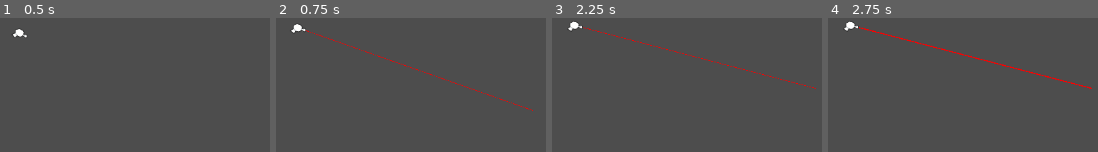
Above: before the commit, frames 1-4 (left to right).
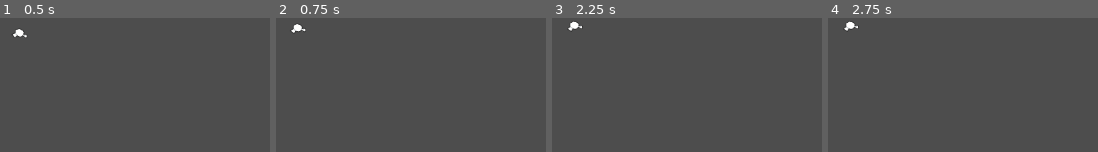
Above: after the commit, the same moments.

Repository: a-cerda/gmtk2024
Game: Godot game, scene res://scenes/gun.tscn
Same seed, same stepped clock (60 frames per second), same inputs: the game is played once before the commit and once after it.
Inputs (mouse positions are in pixels of both pictures, inside the frame that each line leads up to):
- Up to frame 1 (0.5 s): no input
- Up to frame 2 (0.75 s): tap Enter at 0.5 s; move the mouse to (outside the picture) at 0.52 s; press the mouse at (outside the picture) at 0.53 s; hold Right (right) from 0.53 s (still down)
- Up to frame 3 (2.25 s): tap Space (jump) at 0.77, 1.25, 1.52 s; move the mouse to (outside the picture) at 1.27 s; release the mouse at (outside the picture) at 1.28 s; right-click (outside the picture) at 1.35 s; tap Enter at 2 s; move the mouse to (outside the picture) at 2.02 s; release Right (right) at 2.03 s; press the mouse at (outside the picture) at 2.03 s; hold Left (left) from 2.03 s (still down)
- Up to frame 4 (2.75 s): keep holding Left (left)

Frame 1 is identical in both runs. In frame 2, 0.7% of the frame differs, in the area x 11-96%, y 8-70%; in frame 3, 0.7%; in frame 4, 1.1%, in the area x 11-98%, y 6-53%.

Commit message:
fix hide beam on button release

Diff:
--- a/scenes/beam_ray_cast.gd
+++ b/scenes/beam_ray_cast.gd
@@ -45,11 +45,9 @@
 
 
 func appear() -> void:
-	var tween = create_tween()
-	tween.tween_property(%BeamLine, "default_color", beam_color, 0.1)
-	tween.tween_property(%BeamLine, "width", 3.0, 0.2)
+	%BeamLine.default_color = beam_color
+	%BeamLine.width = 3.0
 
 
 func disapear() -> void:
-	var tween = create_tween()
-	tween.tween_property(%BeamLine, "width", 0, 0.1)
+	%BeamLine.width = 0
